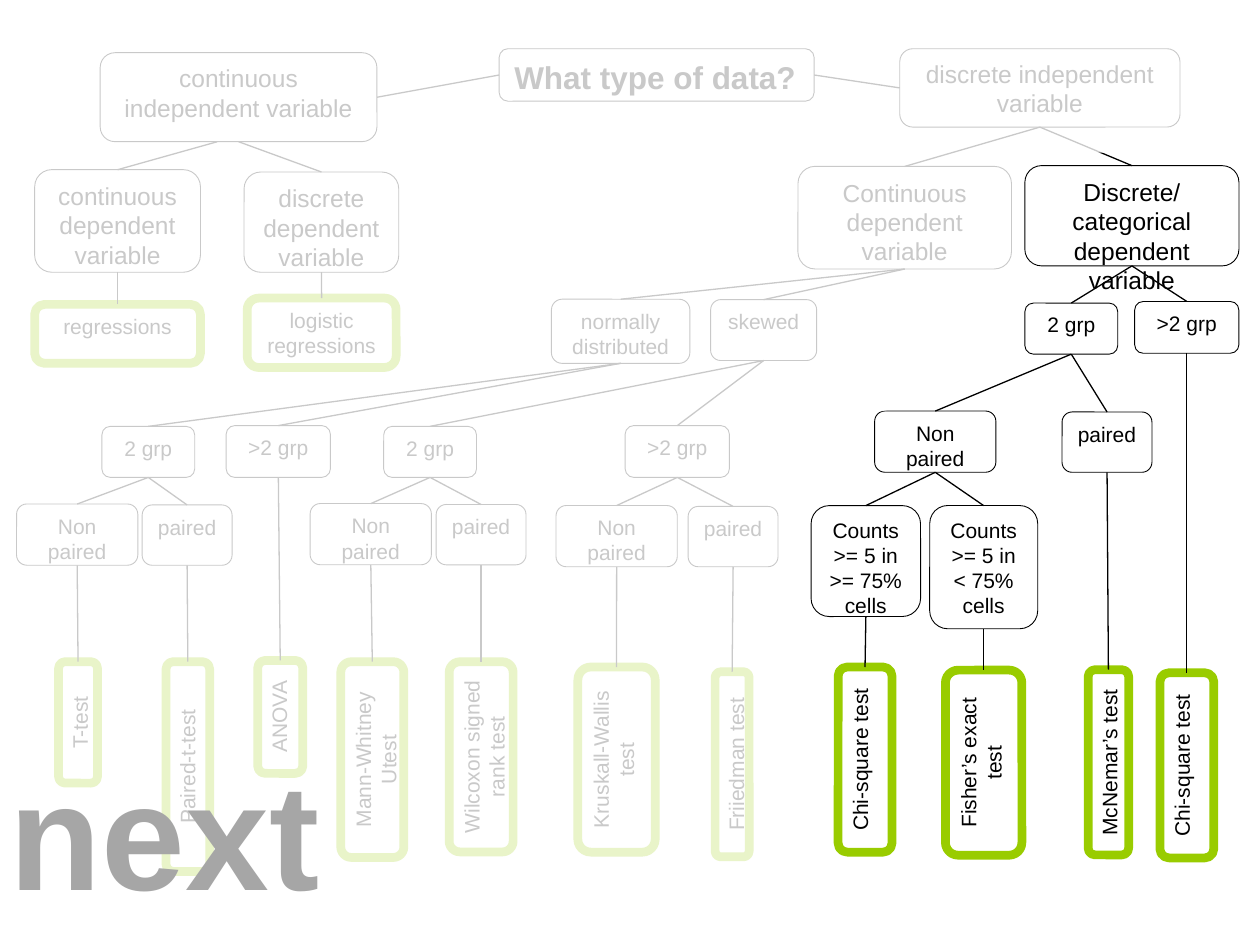
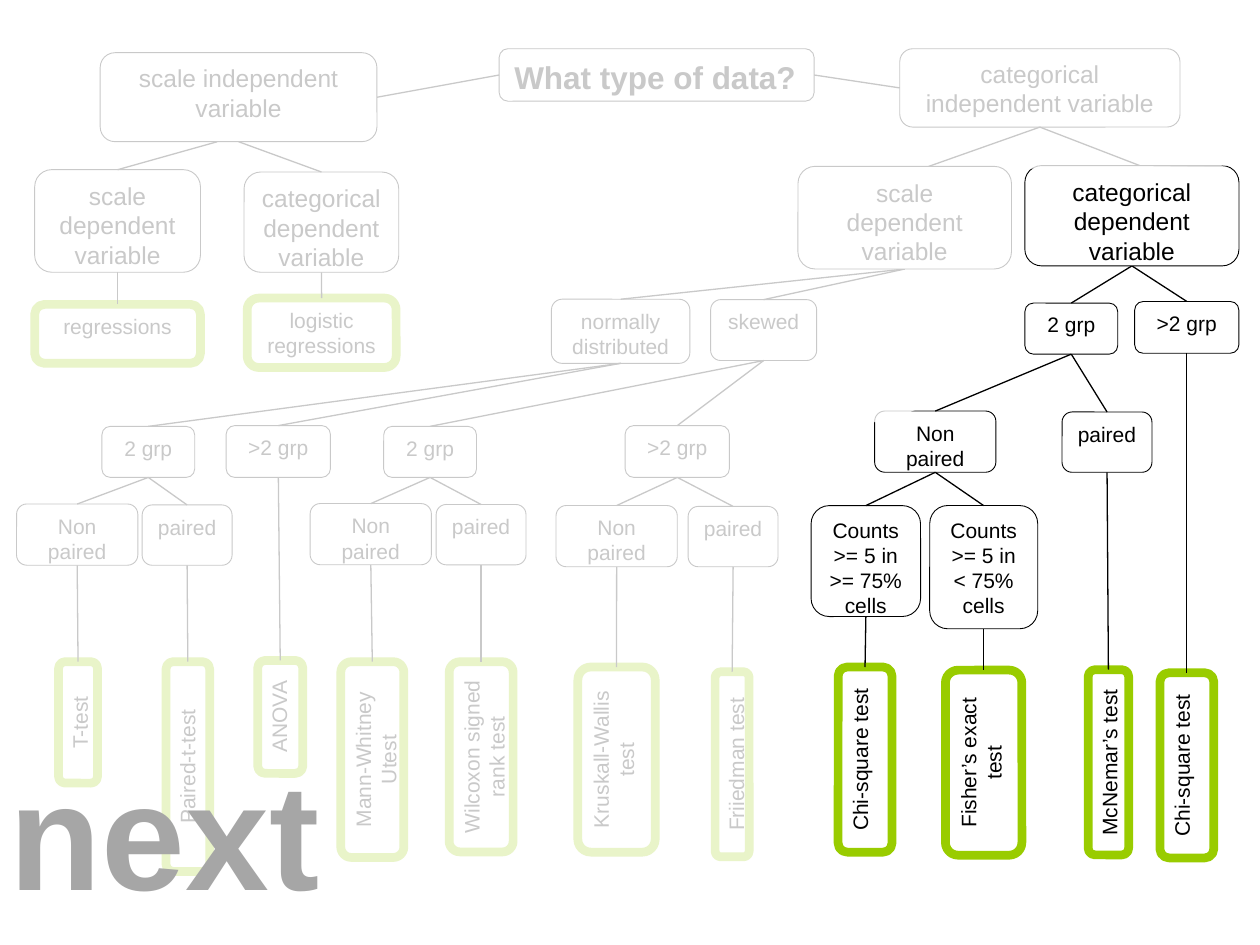
Before and after one commit to coms10011/2019_20, a slide deck: slide 50 of 17_NonParametricTests/17-Roudaut-NonParametric-50min.pptx. Drawn at 1260x945 pixels with LibreOffice and Linux fonts; fonts in the diff are those of the drawing. Boxes give left, top, right and bottom in pixels: in the first picture for what was removed or moved away, otherwise in the second. Text is boxed around its words. In the diff, an @@ line names an element or a change of style, - is before the commit and + after.

```diff
--- a/17_NonParametricTests/17-Roudaut-NonParametric-50min.pptx
+++ b/17_NonParametricTests/17-Roudaut-NonParametric-50min.pptx
@@ freeform shape at (x1=0, y1=0, x2=1260, y2=945): outline redrawn @@
@@ text in rounded rectangle at (x1=139, y1=69, x2=338, y2=117): text changed @@
-continuous independent variable
+scale independent variable
@@ text in rounded rectangle at (x1=926, y1=65, x2=1154, y2=117): text changed @@
-discrete independent variable
+categorical independent variable
@@ line moved from (1040, 127) - (905, 166) to (1040, 127) - (929, 166) @@
@@ line moved from (1040, 127) - (1131, 165) to (1040, 127) - (1140, 165) @@
@@ text in rounded rectangle at (x1=59, y1=187, x2=175, y2=264): text changed @@
-continuous dependent variable
+scale dependent variable
@@ text in rounded rectangle at (x1=262, y1=189, x2=381, y2=266): text changed @@
-discrete dependent variable
+categorical dependent variable
@@ text in rounded rectangle at (x1=847, y1=184, x2=963, y2=260): text changed @@
-Continuous dependent variable
+scale dependent variable
@@ text in rounded rectangle at (x1=1072, y1=183, x2=1191, y2=261): text changed @@
-Discrete/categorical dependent variable
+categorical dependent variable
```
Also in this commit, not shown: 1 other slide changed, 11 other files.
